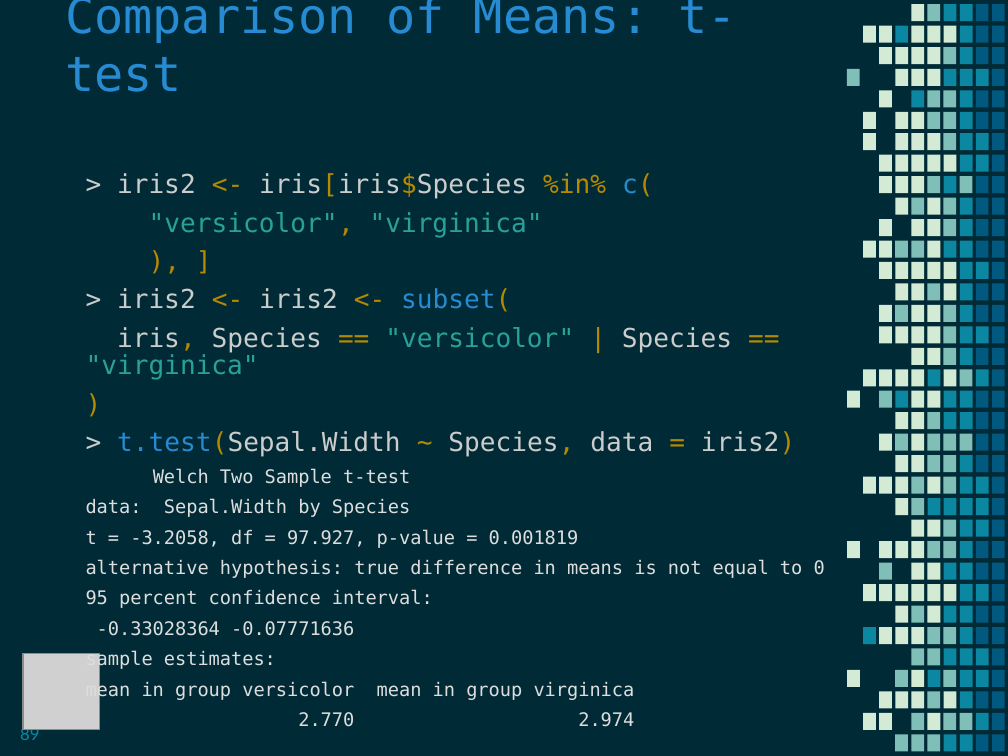
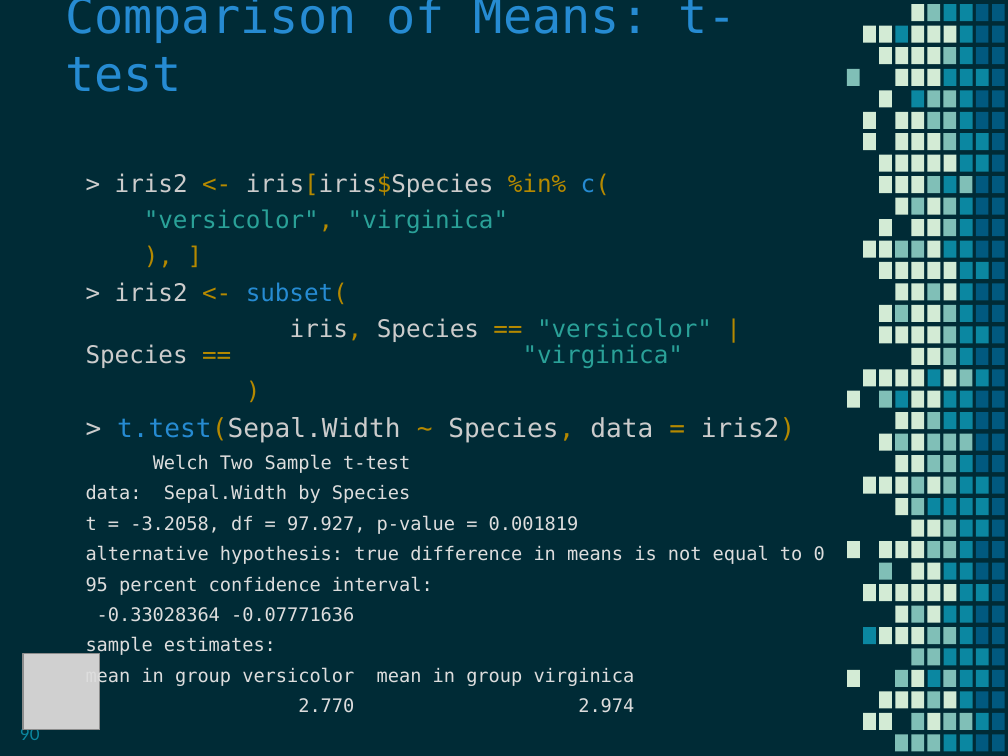
Before and after one commit to MaaniBeigy/teacheR, a slide deck: slide 90 of slides/rworkshop_evening.pps (slide 89 before the commit). Drawn at 1008x756 pixels with LibreOffice and Linux fonts; fonts in the diff are those of the drawing; grey boxes stand for pictures. Boxes give left, top, right and bottom in pixels: in the first picture for what was removed or moved away, otherwise in the second. Text is boxed around its words. In the diff, an @@ line names an element or a change of style, - is before the commit and + after.

```diff
--- a/slides/rworkshop_evening.pps
+++ b/slides/rworkshop_evening.pps
@@ text at [86,173,712,368]: size 14 to 13 pt in "> iris2 <- iris[iris$Species %in% c(", ""versicolor", "virginica"", "), ]", "iris, Species == "versicolor" | Species == ..." and 1 more places @@
@@ text at [115,282,348,304]: text changed; size 14 to 13 pt @@
-> iris2 <- iris2 <- subset(
+> iris2 <- subset(
@@ page number at [20,726,40,740]: text changed @@
-89
+90
```
Also in this commit, not shown: 14 other slides changed, 6 slides added, 15 other files.
